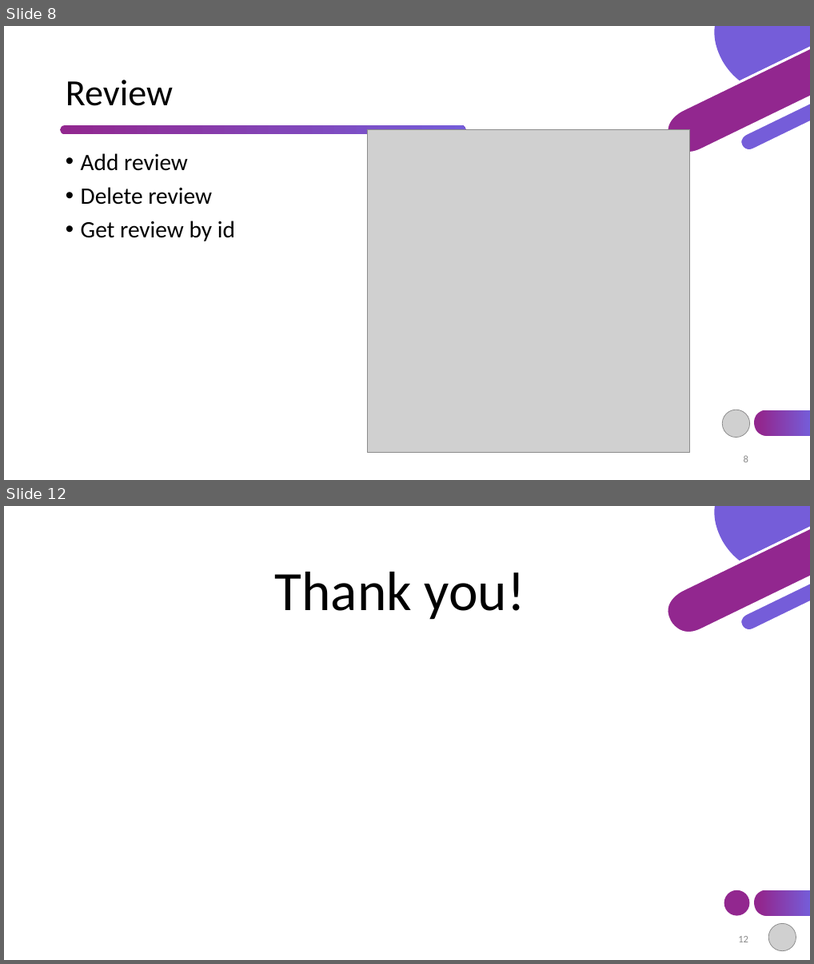
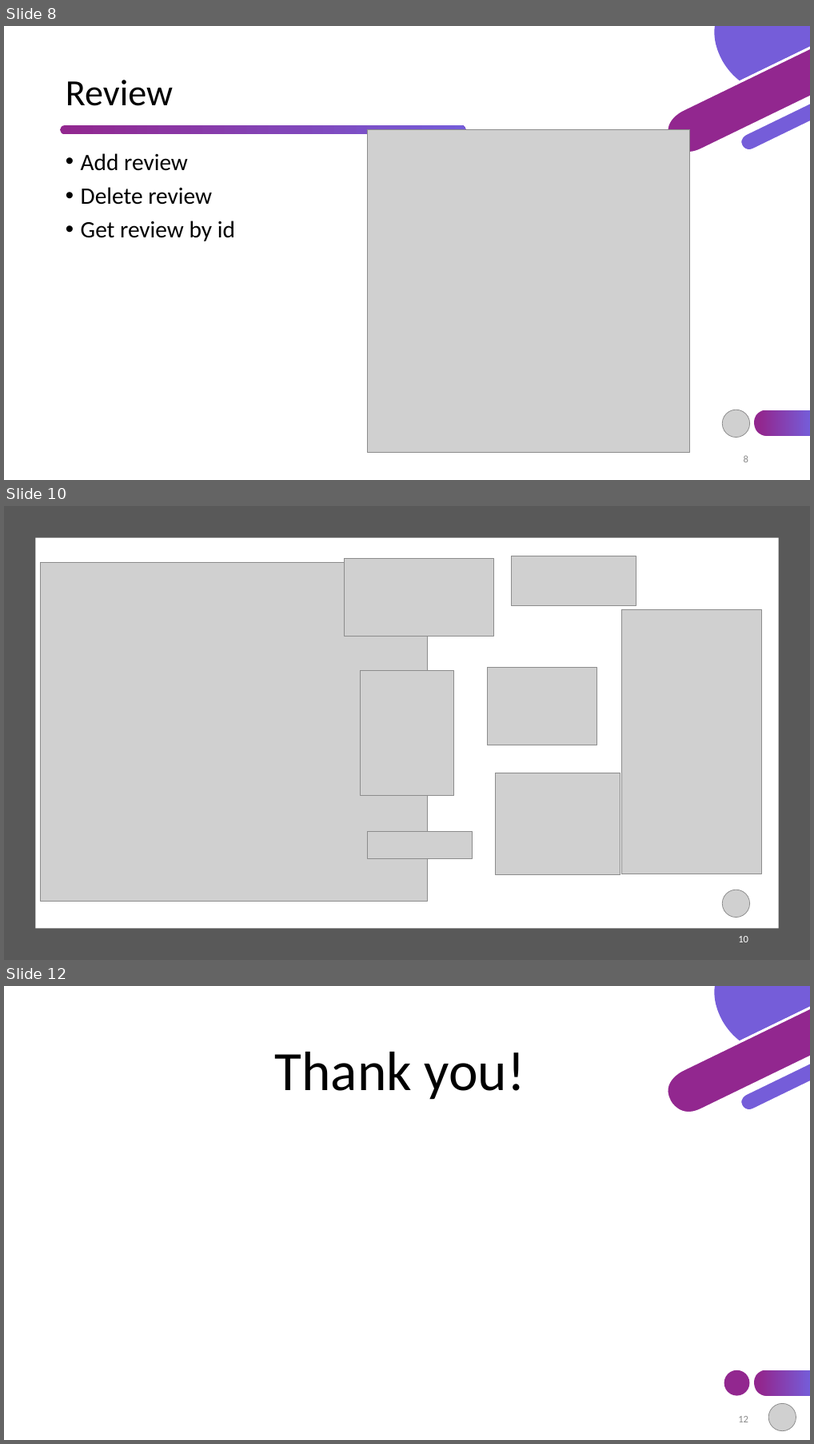
Before and after one commit to TsvetislavaYankova/ITTalents-FinalProject-Airbnb, a slide deck: Airbnb.pptx. Shown one above the other, each under a label of ours: slides 8 and 12 before the commit, slides 8, 10 and 12 after it; the slides between them are not shown. The pictures are 814x964 and 814x1444 pixels, drawn with LibreOffice and Linux fonts; fonts in the diff are those of the drawing; grey boxes stand for pictures; background and template pictures are left out. Boxes give left, top, right and bottom in pixels: in the first picture for what was removed or moved away, otherwise in the second. Text is boxed around its words. In the diff, an @@ line names an element or a change of style, - is before the commit and + after.

```diff
--- a/Airbnb.pptx
+++ b/Airbnb.pptx
@@ slide 10 added at [4, 506, 810, 960], background #FFFFFF; not listed: 7 template elements that a slide beside it also shows @@
@@ rectangle added at [4, 506, 810, 960], fill #595959 @@
@@ rectangle added at [35, 538, 779, 928], fill #FFFFFF @@
@@ picture added at [40, 562, 427, 900] @@
@@ picture added at [345, 559, 494, 636] @@
@@ picture added at [511, 556, 636, 606] @@
@@ picture added at [622, 609, 762, 873] @@
@@ picture added at [360, 671, 454, 796] @@
@@ picture added at [487, 668, 598, 745] @@
@@ picture added at [496, 772, 621, 875] @@
@@ picture added at [367, 832, 473, 858] @@
@@ picture added at [722, 889, 750, 916] @@
@@ page number added at [738, 936, 749, 942], 12 pt, text #FFFFFF @@
+10
```
Also in this commit, not shown: 7 slides changed, 1 slide removed, 2 other files.
